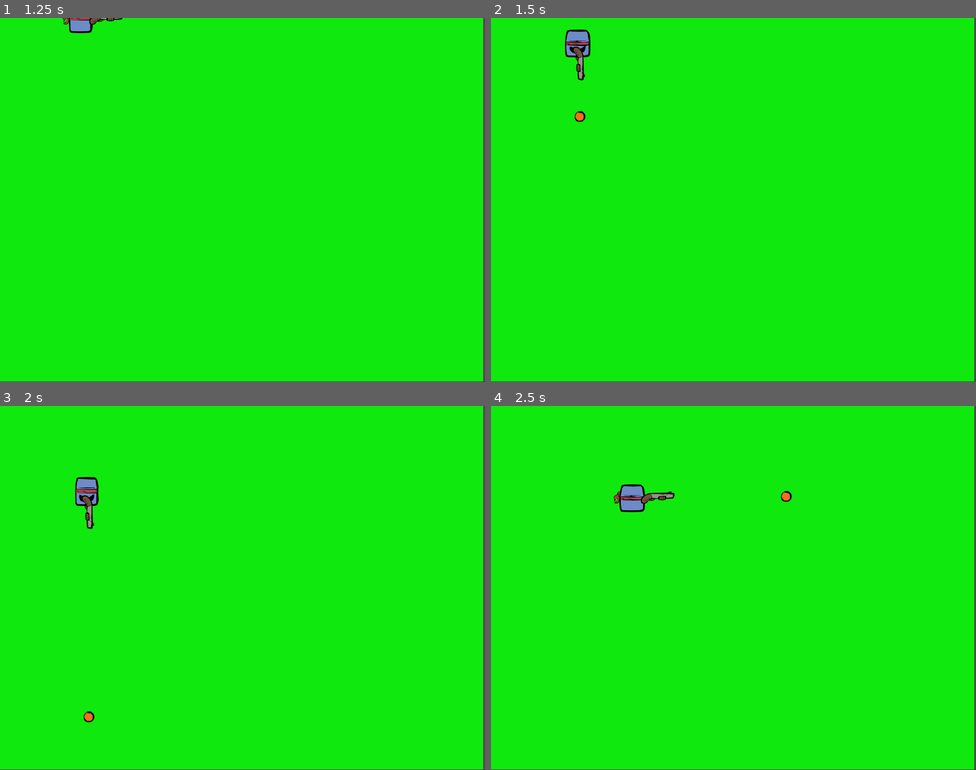
Above: before the commit, frames 1-4 (two rows, left to right).
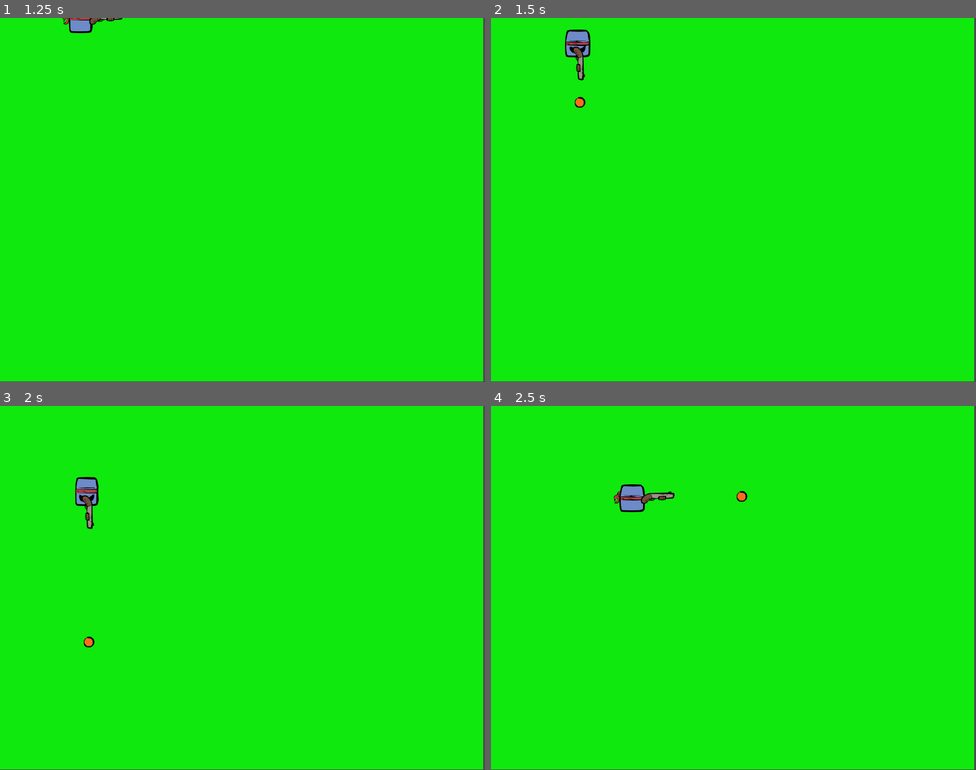
Above: after the commit, the same moments.

Repository: hipstarVenom/so-im-a-square
Game: Godot game, scene res://Scene/Main/main.tscn
Same seed, same stepped clock (60 frames per second), same inputs: the game is played once before the commit and once after it.
Inputs:
- Up to frame 1 (1.25 s): tap Enter at 0.5 s; hold Right (ui_right) from 0.53 s (still down); tap Space (shoot) at 0.6 s
- Up to frame 2 (1.5 s): release Right (ui_right) at 1.28 s; hold Down (ui_down) from 1.28 s (still down); tap Space (shoot) at 1.35 s
- Up to frame 3 (2 s): keep holding Down (ui_down)
- Up to frame 4 (2.5 s): release Down (ui_down) at 2.03 s; hold Right (ui_right) from 2.03 s (still down); tap Space (shoot) at 2.1 s

Frame 1 is identical in both runs. In frame 2, 0.1% of the frame differs, in the area x 17-20%, y 21-29%; in frame 3, 0.1%; in frame 4, 0.1%.

Commit message:
fix : bullet follows player

Diff:
--- a/so-i-am-a-square-so-what-/Code/Gun/bullet.gd
+++ b/so-i-am-a-square-so-what-/Code/Gun/bullet.gd
@@ -7,8 +7,14 @@
 	direction = dir.normalized()
 
 func _physics_process(delta: float):
-	position += direction * speed * delta
+	# Move bullet
+	if direction != Vector2.ZERO:
+		position += direction * speed * delta
 
-	# Remove if off-screen
-	if not get_viewport_rect().has_point(global_position):
-		queue_free()
+	# Remove if off-screen (camera-aware)
+	var camera = get_viewport().get_camera_2d()
+	if camera:
+		var screen_rect = Rect2(camera.global_position - camera.zoom * camera.get_viewport_rect().size / 2,
+								camera.get_viewport_rect().size * camera.zoom)
+		if not screen_rect.has_point(global_position):
+			queue_free()
--- a/so-i-am-a-square-so-what-/Code/Gun/gun.gd
+++ b/so-i-am-a-square-so-what-/Code/Gun/gun.gd
@@ -1,18 +1,11 @@
-extends Node2D  # Gun is Node2D
-
-@export var bullet: PackedScene
-@onready var origin: Node2D = $origin
+extends Node2D
+@export var bullet_scene: PackedScene
+@onready var muzzle: Node2D = $origin
 
 func shoot(direction: Vector2):
-	if not bullet:
+	if not bullet_scene:
 		return
-
-	var bullet_instance = bullet.instantiate() as Area2D
-	get_parent().add_child(bullet_instance)
-
-	# Spawn at gun origin
-	bullet_instance.global_position = origin.global_position
-
-	# Set bullet direction
-	if bullet_instance.has_method("set_direction"):
-		bullet_instance.set_direction(direction)
+	var bullet = bullet_scene.instantiate()
+	get_tree().current_scene.add_child(bullet)  # add bullet to world
+	bullet.global_position = muzzle.global_position if muzzle else global_position
+	bullet.direction = direction.normalized()
--- a/so-i-am-a-square-so-what-/Code/Player/player.gd
+++ b/so-i-am-a-square-so-what-/Code/Player/player.gd
@@ -11,7 +11,7 @@
 @onready var marker_down: Node2D = $down
 @onready var marker_left: Node2D = $left
 @onready var marker_right: Node2D = $right
-@onready var marker_center: Node2D = $center  # optional for horizontal centering
+@onready var marker_center: Node2D = $center  # optional for centering
 
 func _ready():
 	if gun_scene:
@@ -22,7 +22,7 @@
 func _physics_process(delta: float) -> void:
 	velocity = Vector2.ZERO
 
-	# Input direction
+	# Movement input
 	if Input.is_action_pressed("ui_right"):
 		velocity.x += 1
 	if Input.is_action_pressed("ui_left"):
@@ -46,6 +46,7 @@
 	if Input.is_action_just_pressed("shoot"):
 		if gun_instance and gun_instance.has_method("shoot"):
 			gun_instance.shoot(last_dir)
+
 
 # -----------------------------
 # Gun Positioning & Rotation
@@ -75,6 +76,7 @@
 	# Rotate gun naturally based on movement direction
 	if dir.length() > threshold:
 		gun_instance.rotation = dir.angle()  # radians, clockwise from +X
+
 
 # -----------------------------
 # Animation Helpers
--- a/so-i-am-a-square-so-what-/Scene/gun/bullet.tscn
+++ b/so-i-am-a-square-so-what-/Scene/gun/bullet.tscn
@@ -1,7 +1,7 @@
 [gd_scene load_steps=4 format=3 uid="uid://c4lhxntjjcqy3"]
 
 [ext_resource type="Texture2D" uid="uid://4oo1t3hgonrm" path="res://Assets/Sprites/bullet.png" id="1_ssavk"]
-[ext_resource type="Script" uid="uid://b2tjgxc374sql" path="res://code/gun/bullet.gd" id="1_w13t7"]
+[ext_resource type="Script" uid="uid://b2tjgxc374sql" path="res://Code/Gun/bullet.gd" id="1_w13t7"]
 
 [sub_resource type="CircleShape2D" id="CircleShape2D_w13t7"]
 radius = 9.0
--- a/so-i-am-a-square-so-what-/Scene/gun/gun.tscn
+++ b/so-i-am-a-square-so-what-/Scene/gun/gun.tscn
@@ -6,7 +6,7 @@
 
 [node name="gun" type="Node2D"]
 script = ExtResource("2_7cppd")
-bullet = ExtResource("3_5hbiu")
+bullet_scene = ExtResource("3_5hbiu")
 
 [node name="gun" type="Sprite2D" parent="."]
 position = Vector2(-4.76837e-07, 0)
